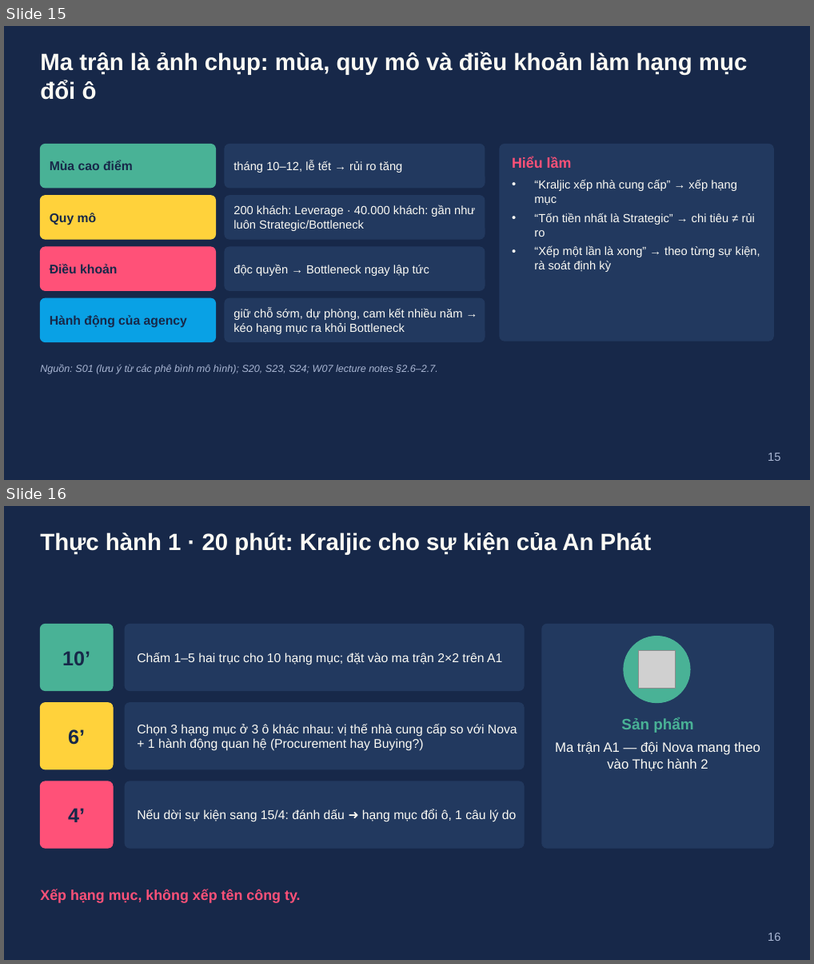
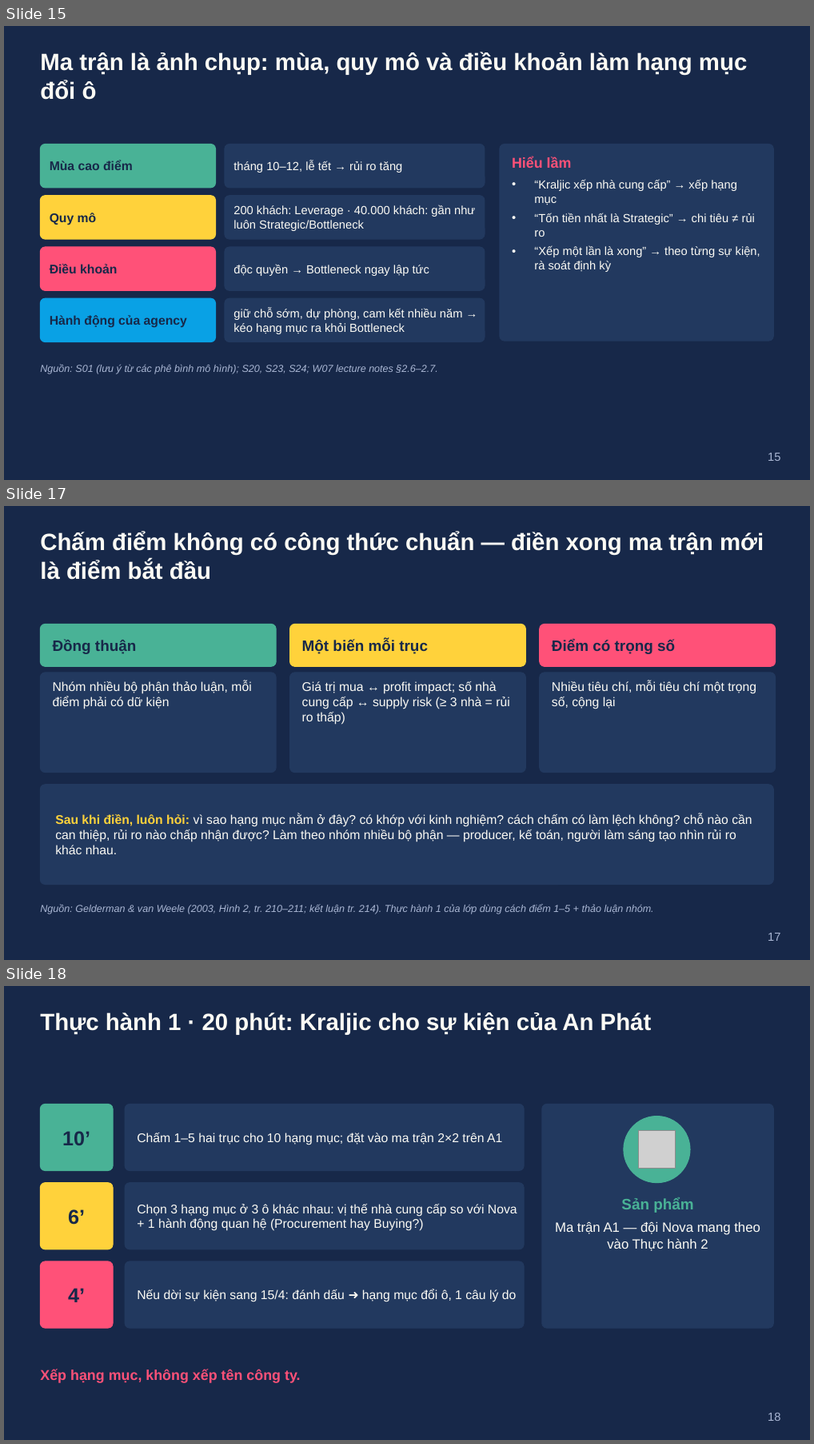
Before and after one commit to dnbaoquyen/teaching-skills, a slide deck: courses/EVM1110E/slides/W07_slides.pptx. Shown one above the other, each under a label of ours: slides 15 and 16 before the commit, slides 15, 17 and 18 after it; the slides between them are not shown. The pictures are 814x964 and 814x1444 pixels, drawn with LibreOffice and Linux fonts; fonts in the diff are those of the drawing; grey boxes stand for pictures. Boxes give left, top, right and bottom in pixels: in the first picture for what was removed or moved away, otherwise in the second. Text is boxed around its words. In the diff, an @@ line names an element or a change of style, - is before the commit and + after.

```diff
--- a/courses/EVM1110E/slides/W07_slides.pptx
+++ b/courses/EVM1110E/slides/W07_slides.pptx
@@ slide 17 added at (4, 506, 810, 960), background #172849 @@
@@ text added at (40, 532, 764, 580), 28 pt, text #FBFAF4, bold @@
+Chấm điểm không có công thức chuẩn — điền xong ma trận mới là điểm bắt đầu
@@ rounded rectangle added at (40, 624, 276, 666), fill #49B296, outline #49B296 1 pt @@
@@ rounded rectangle added at (290, 624, 526, 666), fill #FFD23B, outline #FFD23B 1 pt @@
@@ rounded rectangle added at (540, 624, 776, 666), fill #FF5178, outline #FF5178 1 pt @@
@@ text added at (53, 639, 136, 654), 18 pt, text #172849, bold @@
+Đồng thuận
@@ text added at (302, 639, 428, 654), 18 pt, text #172849, bold @@
+Một biến mỗi trục
@@ text added at (552, 639, 675, 654), 18 pt, text #172849, bold @@
+Điểm có trọng số
@@ rounded rectangle added at (40, 672, 276, 772), fill #22395F, outline #22395F 1 pt @@
@@ rounded rectangle added at (290, 672, 526, 772), fill #22395F, outline #22395F 1 pt @@
@@ rounded rectangle added at (540, 672, 776, 772), fill #22395F, outline #22395F 1 pt @@
@@ text added at (53, 680, 251, 709), 15 pt, text #FBFAF4 @@
+Nhóm nhiều bộ phận thảo luận, mỗi điểm phải có dữ kiện
@@ text added at (302, 681, 510, 724), 15 pt, text #FBFAF4 @@
+Giá trị mua ↔ profit impact; số nhà cung cấp ↔ supply risk (≥ 3 nhà = rủi ro thấp)
@@ text added at (552, 680, 757, 709), 15 pt, text #FBFAF4 @@
+Nhiều tiêu chí, mỗi tiêu chí một trọng số, cộng lại
@@ rounded rectangle added at (40, 784, 774, 884), fill #22395F, outline #22395F 1 pt @@
@@ text added at (55, 813, 752, 854), 15 pt, text #FBFAF4 @@
+Sau khi điền, luôn hỏi: vì sao hạng mục nằm ở đây? có khớp với kinh nghiệm? cách chấm có làm lệch không? chỗ nào cần can thiệp, rủi ro nào chấp nhận được? Làm theo nhóm nhiều bộ phận — producer, kế toán, người làm sáng tạo nhìn rủi ro khác nhau.
@@ text added at (40, 904, 654, 914), 12 pt, text #A9B6D3, italic @@
+Nguồn: Gelderman & van Weele (2003, Hình 2, tr. 210–211; kết luận tr. 214). Thực hành 1 của lớp dùng cách điểm 1–5 + thảo luận nhóm.
@@ page number added at (768, 932, 781, 940), 14 pt, text #A9B6D3 @@
+17
@@ what was slide 16 is now slide 18 @@
@@ page number at (768, 1412, 781, 1420): text changed @@
-16
+18
```
Also in this commit, not shown: 3 slides changed, 2 other slides added, 3 other files.
